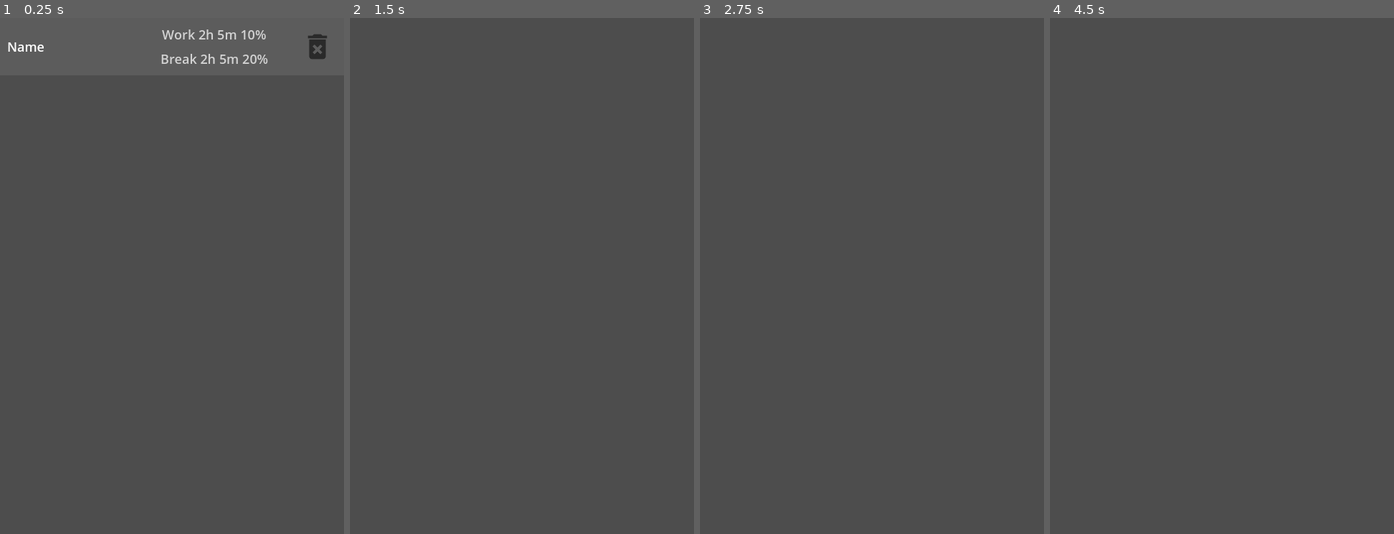
Above: before the commit, frames 1-4 (left to right).
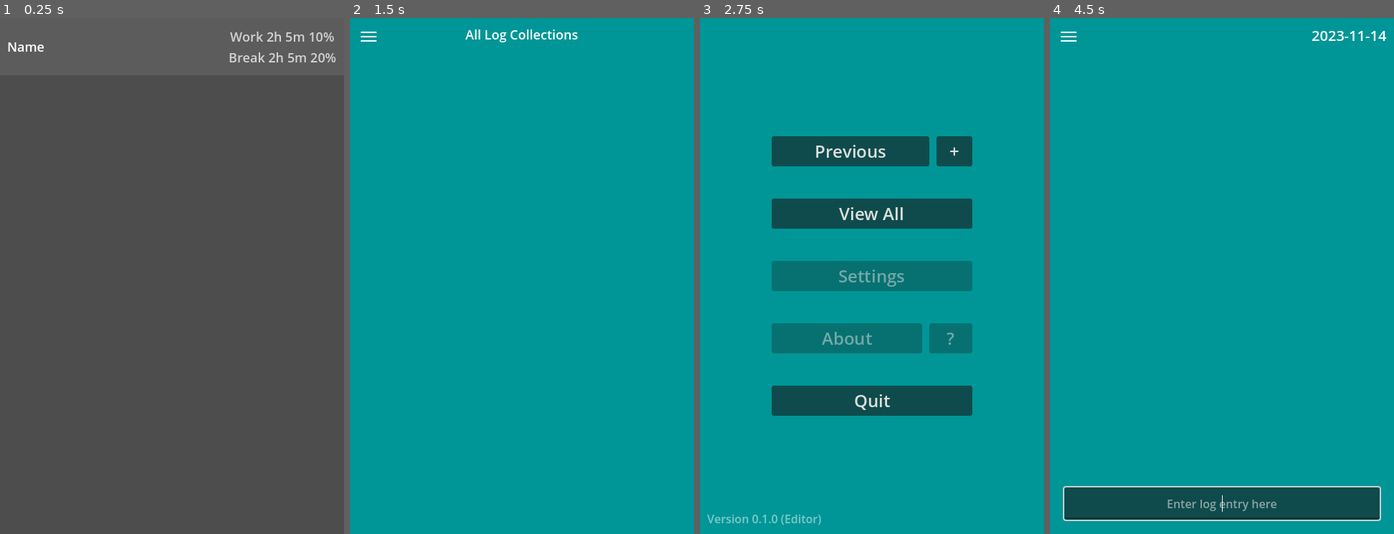
Above: after the commit, the same moments.

Repository: sandorex/timelogger
Game: Godot game, scene res://scenes/ui_element/log_collection_control.tscn
Two runs of this game, one before a commit and one after it. Both use one fixed random seed, a clock stepped at 60 frames per second and the inputs below. This scene is started directly instead of the project's main scene.
Inputs (mouse positions are in pixels of both pictures, inside the frame that each line leads up to):
- Up to frame 1 (0.25 s): no input
- Up to frame 2 (1.5 s): click (666, 48) at 0.52 s; click (367, 38) at 1.27 s
- Up to frame 3 (2.75 s): click (717, 38) at 2.02 s
- Up to frame 4 (4.5 s): click (1201, 152) at 2.75 s, where only the run after the commit has a clickable "Previous"; click (1067, 38) at 3.52 s; click (1304, 152) at 4.25 s, where only the run after the commit has a clickable "+"

The runs differ from the first frame. In frame 1, 1.0% of the frame differs, in the area x 46-98%, y 2-9%; in frame 2, 100%, in the area x 0-100%, y 0-100%; in frame 3, 100%; in frame 4, 100%.
Error before the commit: Invalid access to property or key 'name' on a base object of type 'Nil'. (res://scenes/ui_element/log_collection_control.gd:17)
Error after the commit: Invalid access to property or key 'name' on a base object of type 'Nil'. (res://scenes/ui_element/log_collection_control.gd:14)

Commit message:
Removed trash icon and added option to preview the collection

Diff:
--- a/scenes/ui/edit_collection.gd
+++ b/scenes/ui/edit_collection.gd
@@ -76,4 +76,9 @@
 		self.line_edit.modulate.a = 1
 
 func _on_menu_button_pressed() -> void:
-	get_tree().change_scene_to_packed.call_deferred(Globals.SCENE_MENU)
+	if self.editable:
+		get_tree().change_scene_to_packed.call_deferred(Globals.SCENE_MENU)
+	else:
+		# TODO FIXME: this is hacky and will bite me in the arse later
+		# this should go to previous screen but im lazy to do that right now
+		get_tree().change_scene_to_packed.call_deferred(Globals.SCENE_VIEW_CALENDAR)
--- a/scenes/ui/view_calendar.tscn
+++ b/scenes/ui/view_calendar.tscn
@@ -10,6 +10,7 @@
 anchor_bottom = 1.0
 grow_horizontal = 2
 grow_vertical = 2
+mouse_filter = 1
 script = ExtResource("1_huaej")
 
 [node name="ColorRect" type="ColorRect" parent="."]
@@ -19,10 +20,12 @@
 anchor_bottom = 1.0
 grow_horizontal = 2
 grow_vertical = 2
+mouse_filter = 2
 color = Color(3.85046e-07, 0.58805, 0.590802, 1)
 metadata/_edit_lock_ = true
 
 [node name="MenuButton" type="Button" parent="."]
+layout_mode = 0
 offset_left = 10.0
 offset_top = 10.0
 offset_right = 90.0
--- a/scenes/ui_element/log_collection_control.gd
+++ b/scenes/ui_element/log_collection_control.gd
@@ -1,7 +1,4 @@
 extends Control
-
-# TODO on click / tap show read-only view of the log
-# TODO remove the trash button to simplify things
 
 var log_collection: LogCollection
 
@@ -33,7 +30,10 @@
 			str(int(total_work_perc)) + " % / " + str(int(total_break_perc)) + " %"
 		)
 
-func _on_button_pressed() -> void:
-	Globals.calendar.log_collections.erase(self.log_collection)
-	Globals.calendar.save()
-	self.queue_free()
+func _on_gui_input(event: InputEvent) -> void:
+	# TODO open view calendar and go back to this scene instead of changing scene
+	if event is InputEventMouseButton:
+		if event.button_index == MOUSE_BUTTON_LEFT and event.pressed:
+			# view (read-only) the collection
+			Globals.collection = self.log_collection
+			get_tree().change_scene_to_packed(Globals.SCENE_VIEW_COLLECTION)
--- a/scenes/ui_element/log_collection_control.tscn
+++ b/scenes/ui_element/log_collection_control.tscn
@@ -1,7 +1,6 @@
-[gd_scene load_steps=3 format=3 uid="uid://bes6qse0myj43"]
+[gd_scene load_steps=2 format=3 uid="uid://bes6qse0myj43"]
 
 [ext_resource type="Script" path="res://scenes/ui_element/log_collection_control.gd" id="1_8047v"]
-[ext_resource type="Texture2D" uid="uid://ctow2uht3d1hn" path="res://icons/ic_delete_forever.png" id="2_lr0x7"]
 
 [node name="LogCollectionControl" type="Control"]
 custom_minimum_size = Vector2(0, 80)
@@ -21,6 +20,7 @@
 anchor_bottom = 1.0
 grow_horizontal = 2
 grow_vertical = 2
+mouse_filter = 2
 color = Color(0.400698, 0.400698, 0.400698, 0.627451)
 
 [node name="NameLabel" type="Label" parent="."]
@@ -40,14 +40,16 @@
 [node name="TimeLabel" type="Label" parent="."]
 unique_name_in_owner = true
 layout_mode = 1
-anchors_preset = 15
+anchors_preset = 6
+anchor_left = 1.0
+anchor_top = 0.5
 anchor_right = 1.0
-anchor_bottom = 1.0
-offset_left = 193.0
-offset_top = 10.0
-offset_right = -74.0
-offset_bottom = -10.0
-grow_horizontal = 2
+anchor_bottom = 0.5
+offset_left = -161.0
+offset_top = -27.5
+offset_right = -10.0
+offset_bottom = 27.5
+grow_horizontal = 0
 grow_vertical = 2
 theme_override_colors/font_color = Color(0.823529, 0.823529, 0.823529, 1)
 theme_override_font_sizes/font_size = 18
@@ -56,23 +58,4 @@
 horizontal_alignment = 1
 vertical_alignment = 3
 
-[node name="Button" type="Button" parent="."]
-custom_minimum_size = Vector2(60, 60)
-layout_mode = 1
-anchors_preset = 6
-anchor_left = 1.0
-anchor_top = 0.5
-anchor_right = 1.0
-anchor_bottom = 0.5
-offset_left = -69.0
-offset_top = -30.0
-offset_right = -5.0
-offset_bottom = 30.0
-grow_horizontal = 0
-grow_vertical = 2
-icon = ExtResource("2_lr0x7")
-flat = true
-icon_alignment = 1
-expand_icon = true
-
-[connection signal="pressed" from="Button" to="." method="_on_button_pressed"]
+[connection signal="gui_input" from="." to="." method="_on_gui_input"]
Binary file removed: icons/ic_delete_forever.png
Not shown, removed: icons/ic_delete_forever.png.import
